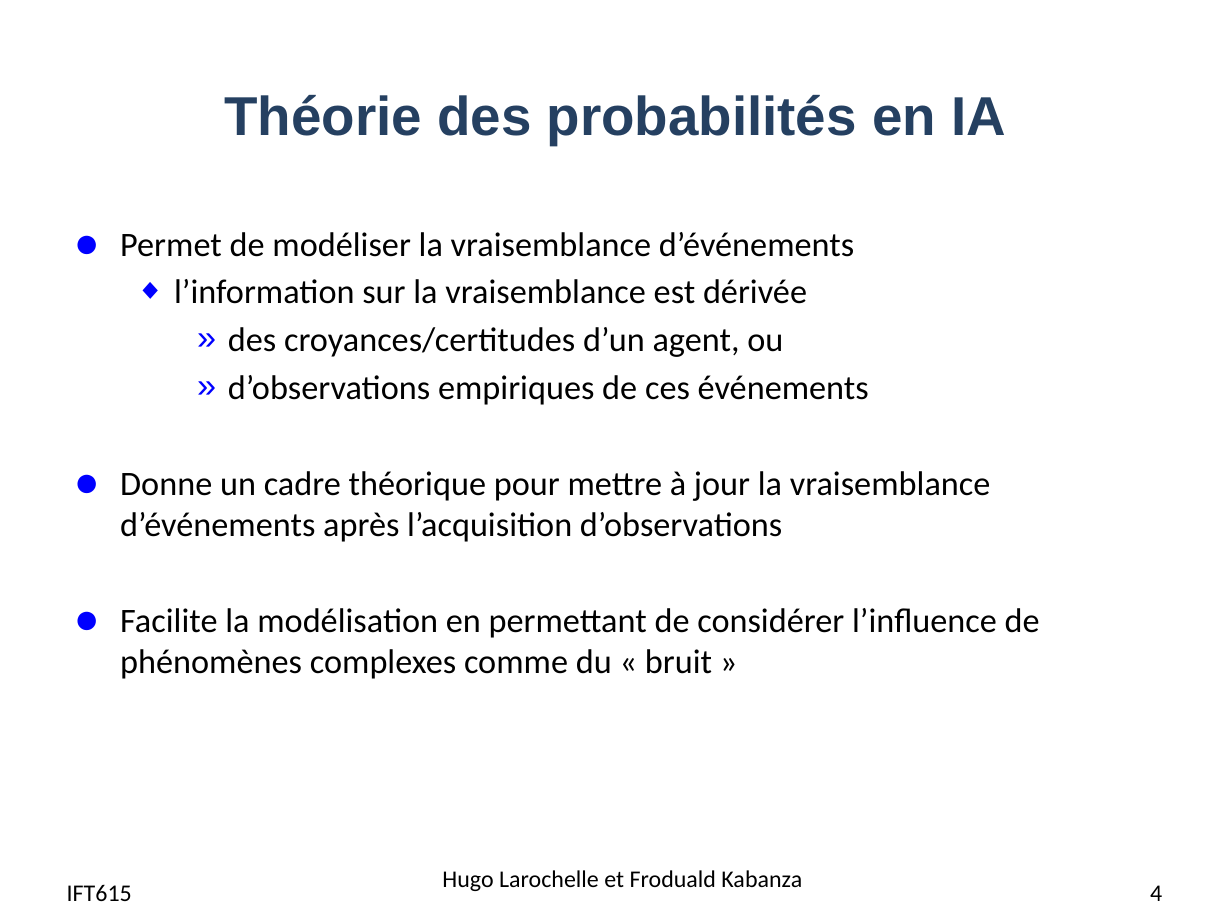
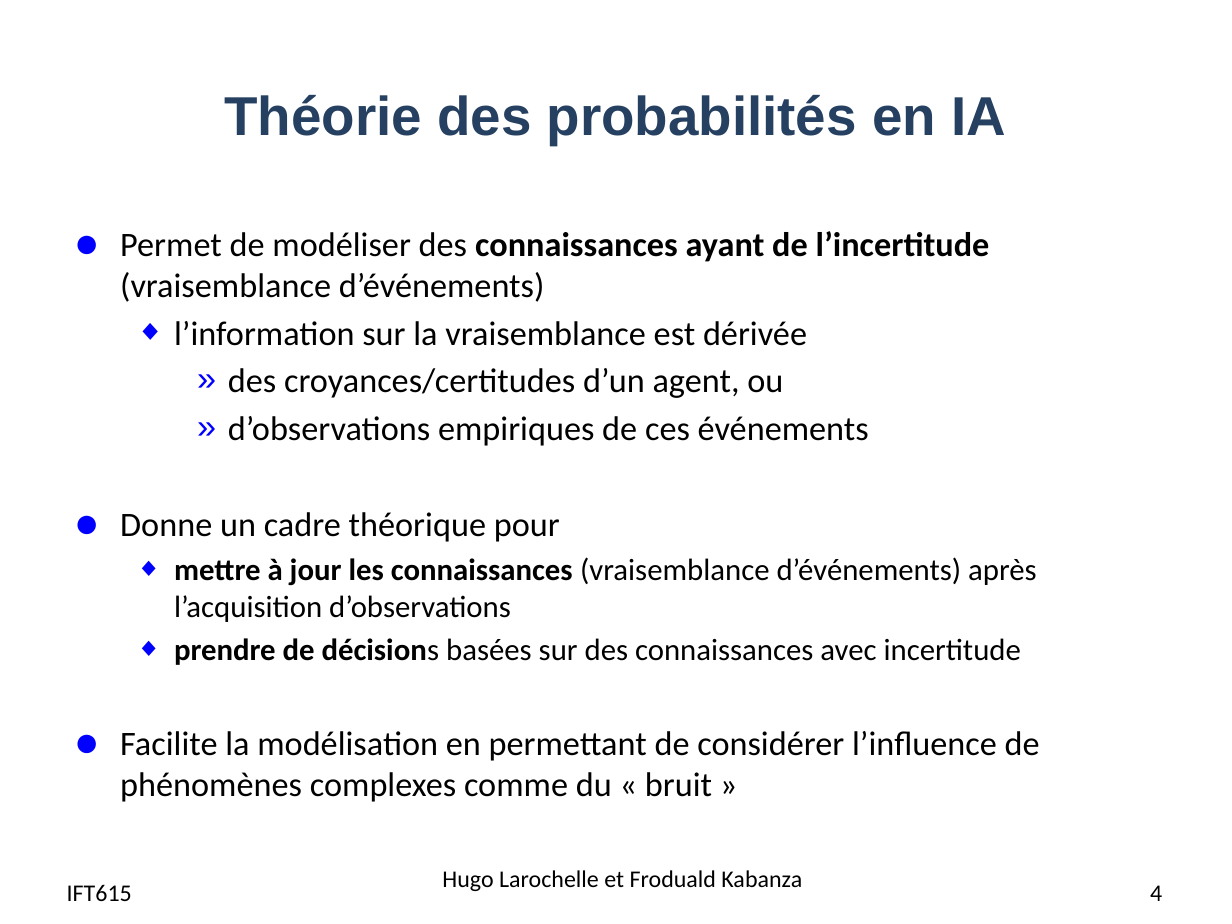
Before and after one commit to djeffkanda/djeffkanda.github.io, a slide deck: slide 4 of ift/assets/slides/ift615-09-Raisonnement probabiliste - notions de base et classifieur bayesien naif.pptx. Drawn at 1232x924 pixels with LibreOffice and Linux fonts; fonts in the diff are those of the drawing. Boxes give left, top, right and bottom in pixels: in the first picture for what was removed or moved away, otherwise in the second. Text is boxed around its words. In the diff, an @@ line names an element or a change of style, - is before the commit and + after.

```diff
--- a/ift/assets/slides/ift615-09-Raisonnement probabiliste - notions de base et classifieur bayesien naif.pptx
+++ b/ift/assets/slides/ift615-09-Raisonnement probabiliste - notions de base et classifieur bayesien naif.pptx
@@ text at (120,231,990,302): text changed @@
-● Permet de modéliser la vraisemblance d’événements
+● Permet de modéliser des connaissances ayant de l’incertitude (vraisemblance d’événements)
@@ text at (120,512,1037,665): text changed; size 20 to 18 pt @@
-● Donne un cadre théorique pour mettre à jour la vraisemblance d’événements après l’acquisition d’observations
+● Donne un cadre théorique pour
+  ◆ mettre à jour les connaissances (vraisemblance d’événements) après l’acquisition d’observations
+  ◆ prendre de décisions basées sur des connaissances avec incertitude
```
Also in this commit, not shown: 16 other slides changed, 4 slides removed, 5 other files.
